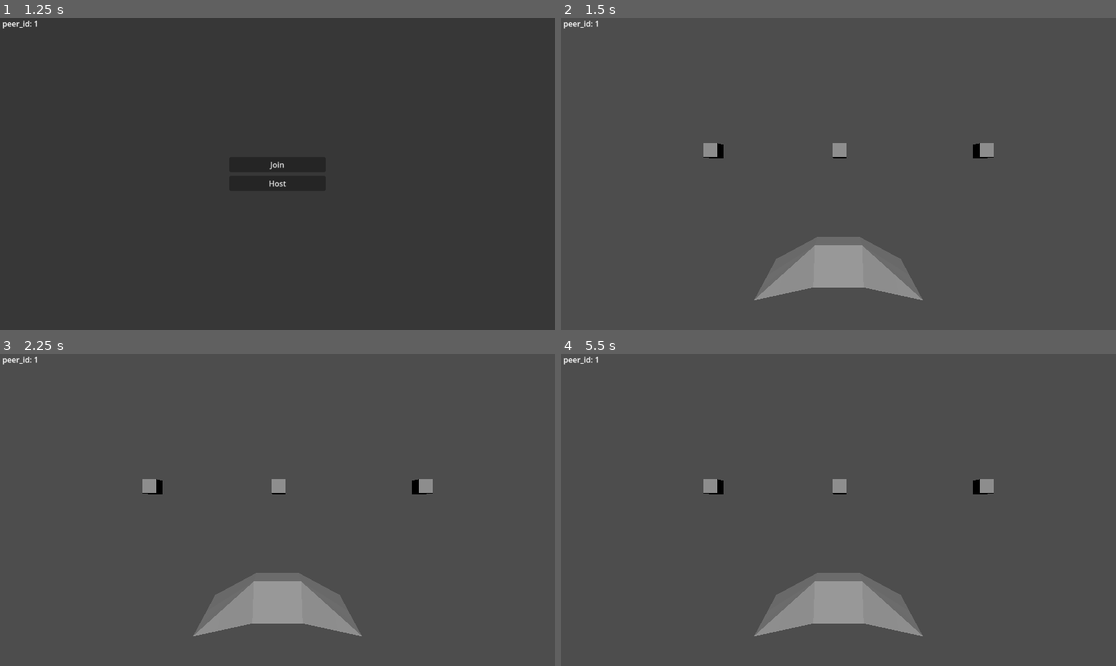
Above: before the commit, frames 1-4 (two rows, left to right).
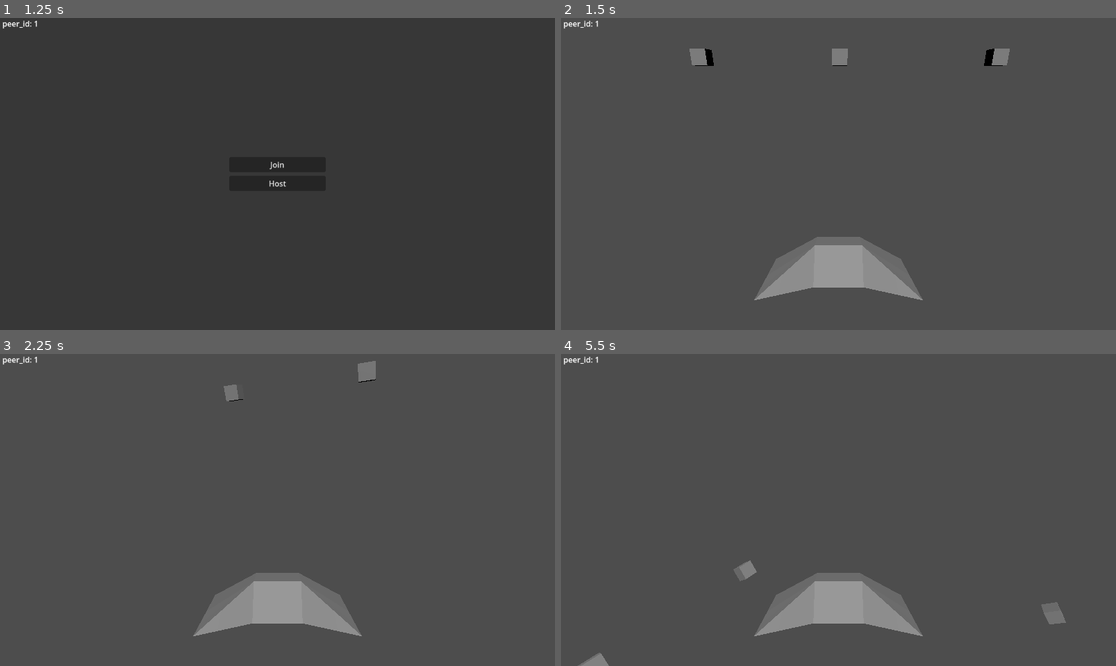
Above: after the commit, the same moments.

Repository: MathArtTechnologies/deivid-v-space
Game: Godot game, scene res://scenes/sand_box/MovementTest.tscn
Two runs of this game, one before a commit and one after it. Both use one fixed random seed, a clock stepped at 60 frames per second and the inputs below.
Inputs (mouse positions are in pixels of both pictures, inside the frame that each line leads up to):
- Up to frame 1 (1.25 s): tap Enter at 0.5 s; move the mouse to (399, 158) at 0.52 s; hold D (right_tilt) from 0.53 s (still down)
- Up to frame 2 (1.5 s): release D (right_tilt) at 1.25 s; click "Host" at 1.25 s
- Up to frame 3 (2.25 s): tap Space at 2 s; move the mouse to (166, 525) at 2.02 s; hold S (backward) from 2.03 s (still down)
- Up to frame 4 (5.5 s): move the mouse to (894, 441) at 2.77 s; release S (backward) at 2.78 s; hold D (right_tilt) 2.78-3.53 s; move the mouse to (810, 572) at 3.52 s; hold W (forward) 3.53-4.28 s; tap Enter at 4.25 s; move the mouse to (1005, 556) at 4.27 s; hold A (left_tilt) from 4.28 s (still down); move the mouse to (672, 463) at 5.02 s

Frame 1 is identical in both runs. In frame 2, 1.1% of the frame differs, in the area x 23-81%, y 9-45%; in frame 3, 0.8%; in frame 4, 1.0%.
Error before the commit: Invalid assignment of property or key 'camera' with value of type 'Nil' on a base object of type 'null instance'. (res://scripts/characters/spaceship.gd:24)

Commit message:
fix stupid av

Diff:
--- a/scripts/characters/spaceship.gd
+++ b/scripts/characters/spaceship.gd
@@ -20,11 +20,11 @@
 	self.character_rotation_component.speed = self.rotation_speed
 	self.character_rotation_component.entity = self
 
-	self.controller_comp = $ControllerComp
+	self.camera = $Camera
+
+	self.controller_comp = $CharacterControllerComp
 	self.controller_comp.camera = self.camera
 	self.controller_comp.entity = self
-
-	self.camera = $Camera
 
 	if is_multiplayer_authority():
 		self.camera.current = true
